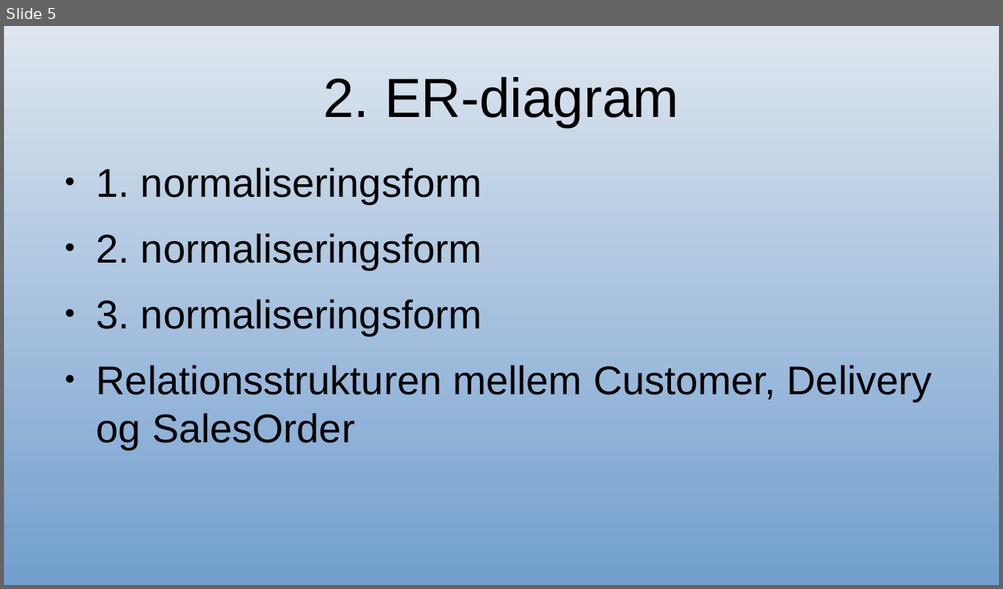
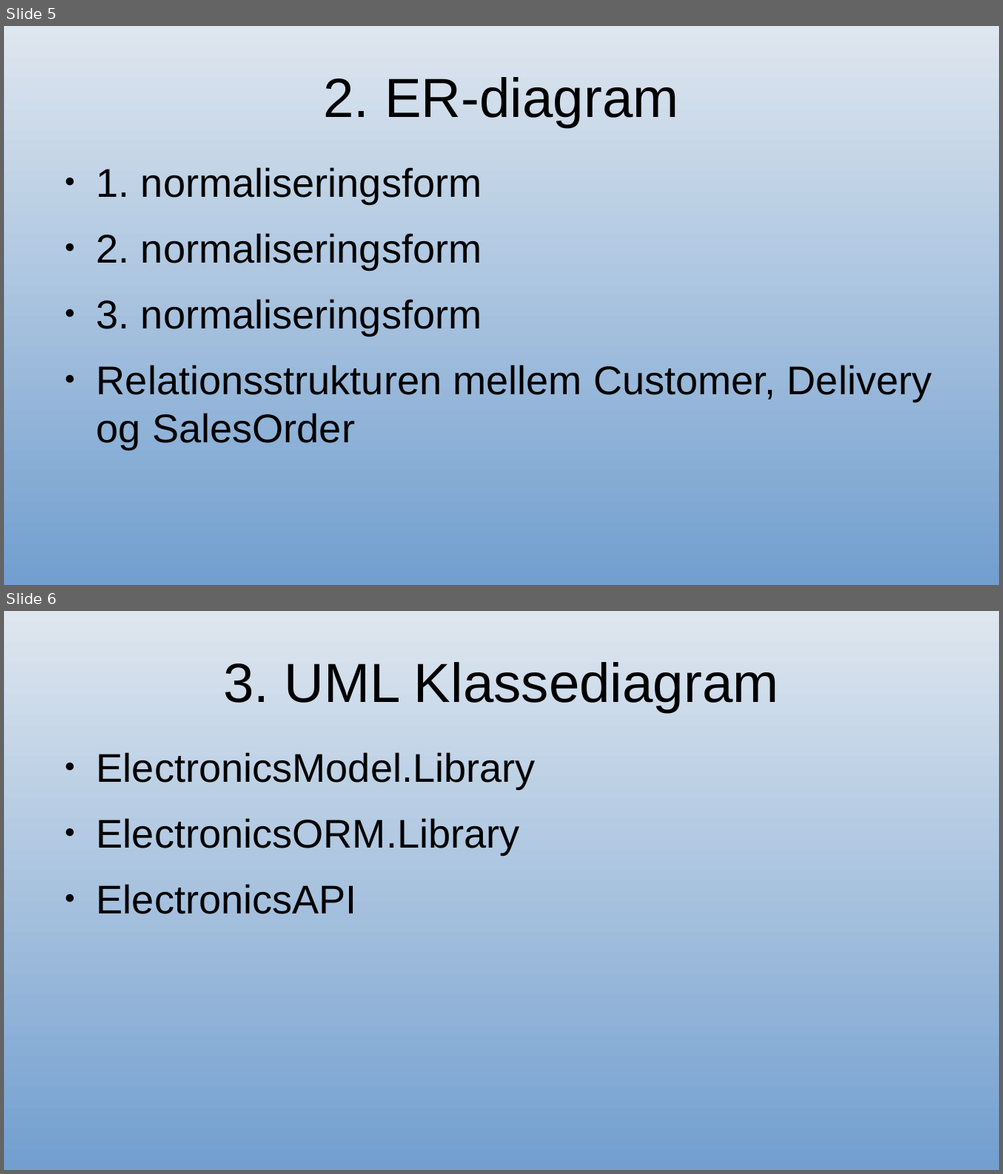
Before and after one commit to Developerlink/H3Webshop, a slide deck: Documentation/evaluation_presentation.odp. Shown one above the other, each under a label of ours: slide 5 before the commit, slides 5 and 6 after it. The pictures are 1003x589 and 1003x1174 pixels, drawn with LibreOffice and Linux fonts; fonts in the diff are those of the drawing. Boxes give left, top, right and bottom in pixels: in the first picture for what was removed or moved away, otherwise in the second. Text is boxed around its words. In the diff, an @@ line names an element or a change of style, - is before the commit and + after.

```diff
--- a/Documentation/evaluation_presentation.odp
+++ b/Documentation/evaluation_presentation.odp
@@ slide 6 added at (4,611,999,1170), background gradient #DEE6EF to #729FCF @@
@@ title added at (223,662,779,712), 44 pt, text #000000 @@
+3. UML Klassediagram
@@ text added at (96,752,535,914), 32 pt, text #000000 @@
+● ElectronicsModel.Library
+● ElectronicsORM.Library
+● ElectronicsAPI
```
Also in this commit, not shown: 1 slide changed, 4 other slides added, 5 slides removed, 40 other files.
